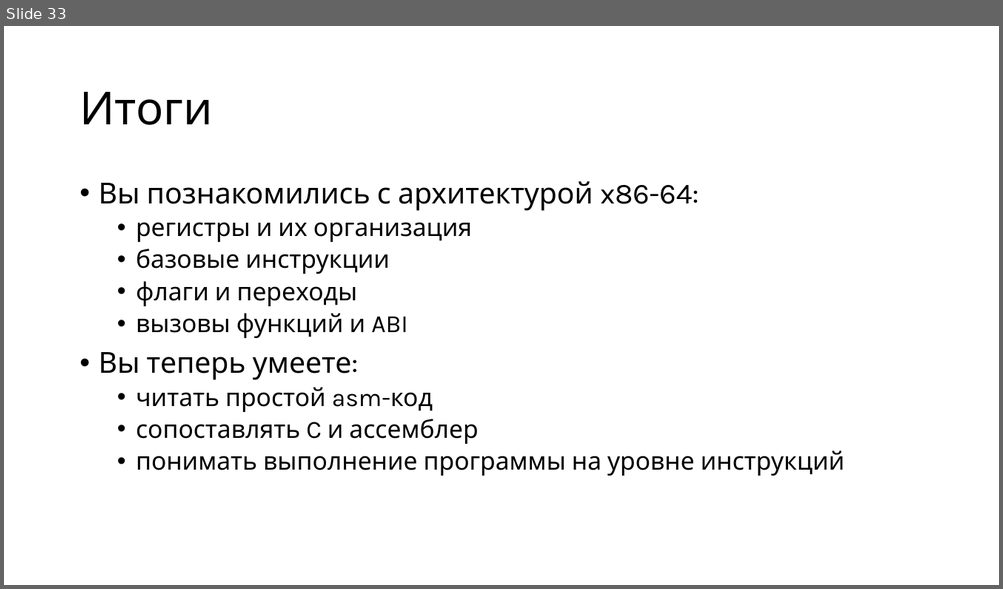
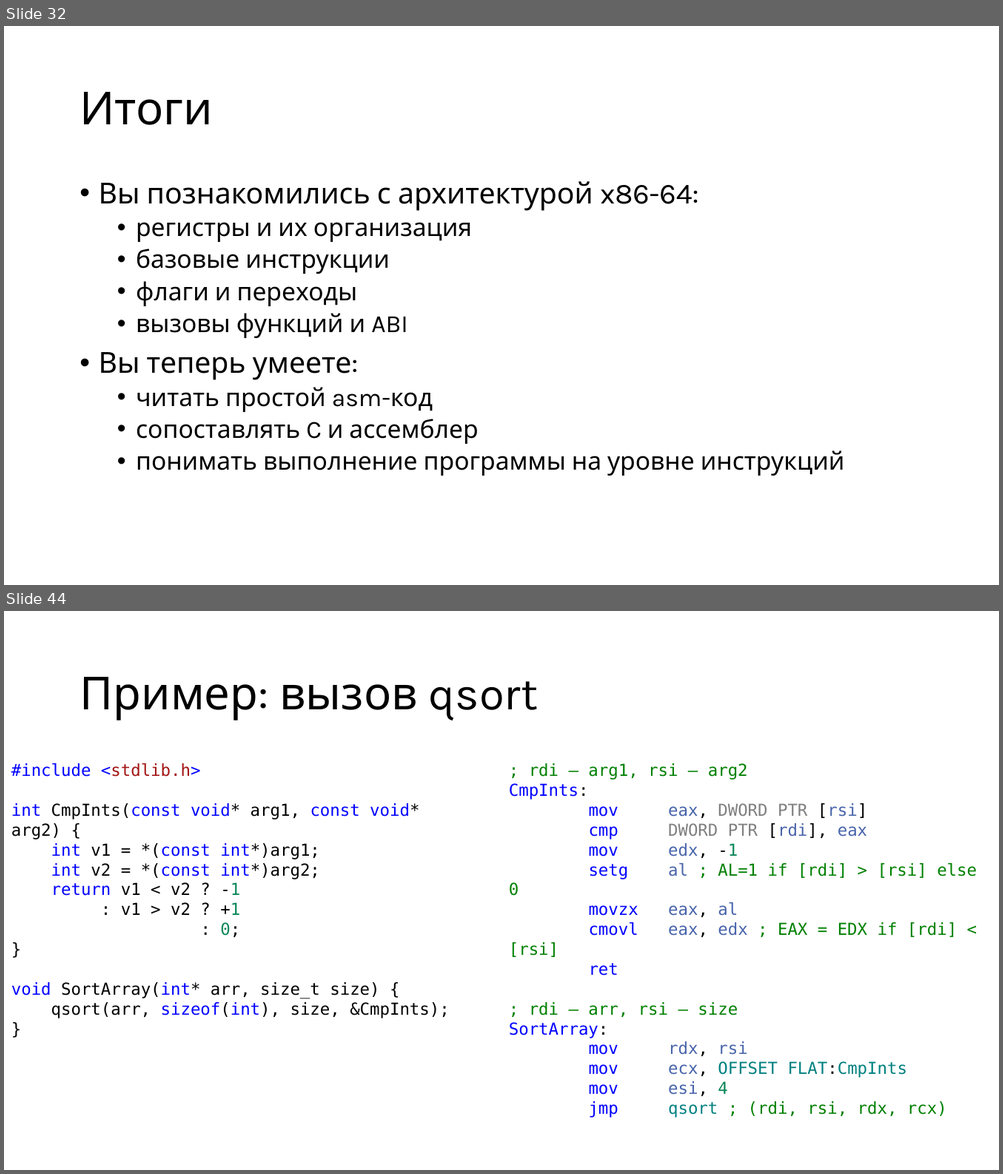
Before and after one commit to alexey-malov/mpp, a slide deck: lectures/13/Intel x86-64 Assembly.pptx. Shown one above the other, each under a label of ours: slide 33 before the commit, slides 32 and 44 after it; the slides between them are not shown. The pictures are 1003x589 and 1003x1174 pixels, drawn with LibreOffice and Linux fonts; fonts in the diff are those of the drawing. Boxes give left, top, right and bottom in pixels: in the first picture for what was removed or moved away, otherwise in the second. Text is boxed around its words. In the diff, an @@ line names an element or a change of style, - is before the commit and + after.

```diff
--- a/lectures/13/Intel x86-64 Assembly.pptx
+++ b/lectures/13/Intel x86-64 Assembly.pptx
@@ slide 44 added at bbox=[4, 611, 999, 1170], background #FFFFFF @@
@@ title added at bbox=[79, 677, 538, 721], 44 pt, text #000000 @@
+Пример: вызов qsort
@@ text added at bbox=[11, 763, 449, 1019], 16 pt, text #000000 @@
+#include <stdlib.h>
+int CmpInts(const void* arg1, const void* arg2) {
+int v1 = *(const int*)arg1;
+int v2 = *(const int*)arg2;
+return v1 < v2 ? -1
+: v1 > v2 ? +1
+: 0;
+}
+void SortArray(int* arr, size_t size) {
+qsort(arr, sizeof(int), size, &CmpInts);
+}
@@ text added at bbox=[509, 763, 976, 1096], 16 pt, text #008000 @@
+; rdi – arg1, rsi – arg2
+CmpInts:
+mov eax, DWORD PTR [rsi]
+cmp DWORD PTR [rdi], eax
+mov edx, -1
+setg al ; AL=1 if [rdi] > [rsi] else 0
+movzx eax, al
+cmovl eax, edx ; EAX = EDX if [rdi] < [rsi]
+ret
+; rdi – arr, rsi – size
+SortArray:
+mov rdx, rsi
+mov ecx, OFFSET FLAT:CmpInts
+mov esi, 4
+jmp qsort ; (rdi, rsi, rdx, rcx)
@@ what was slide 33 is now slide 32 @@
```
Also in this commit, not shown: 45 other slides added, 1 slide removed, 2 other files.
